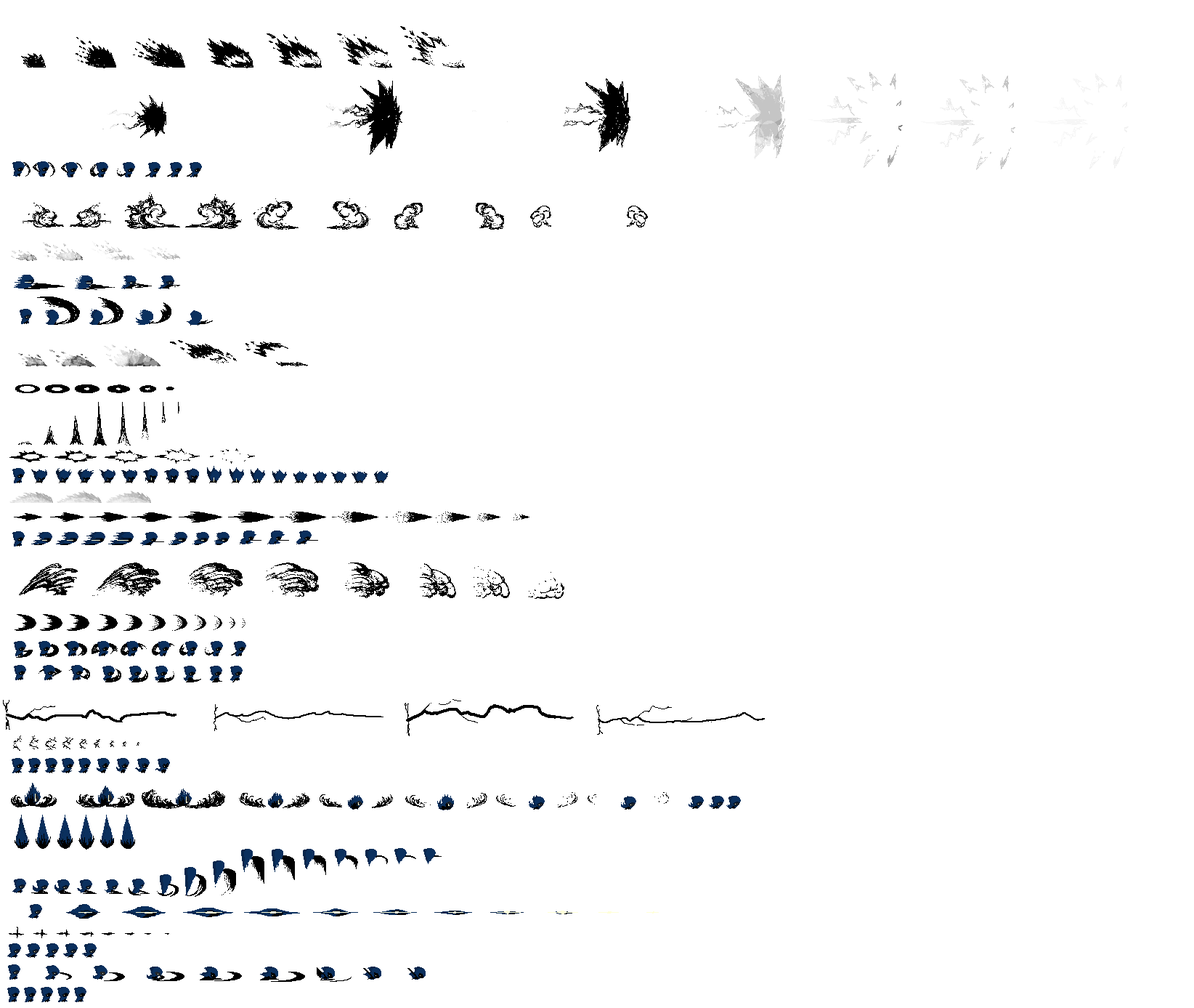
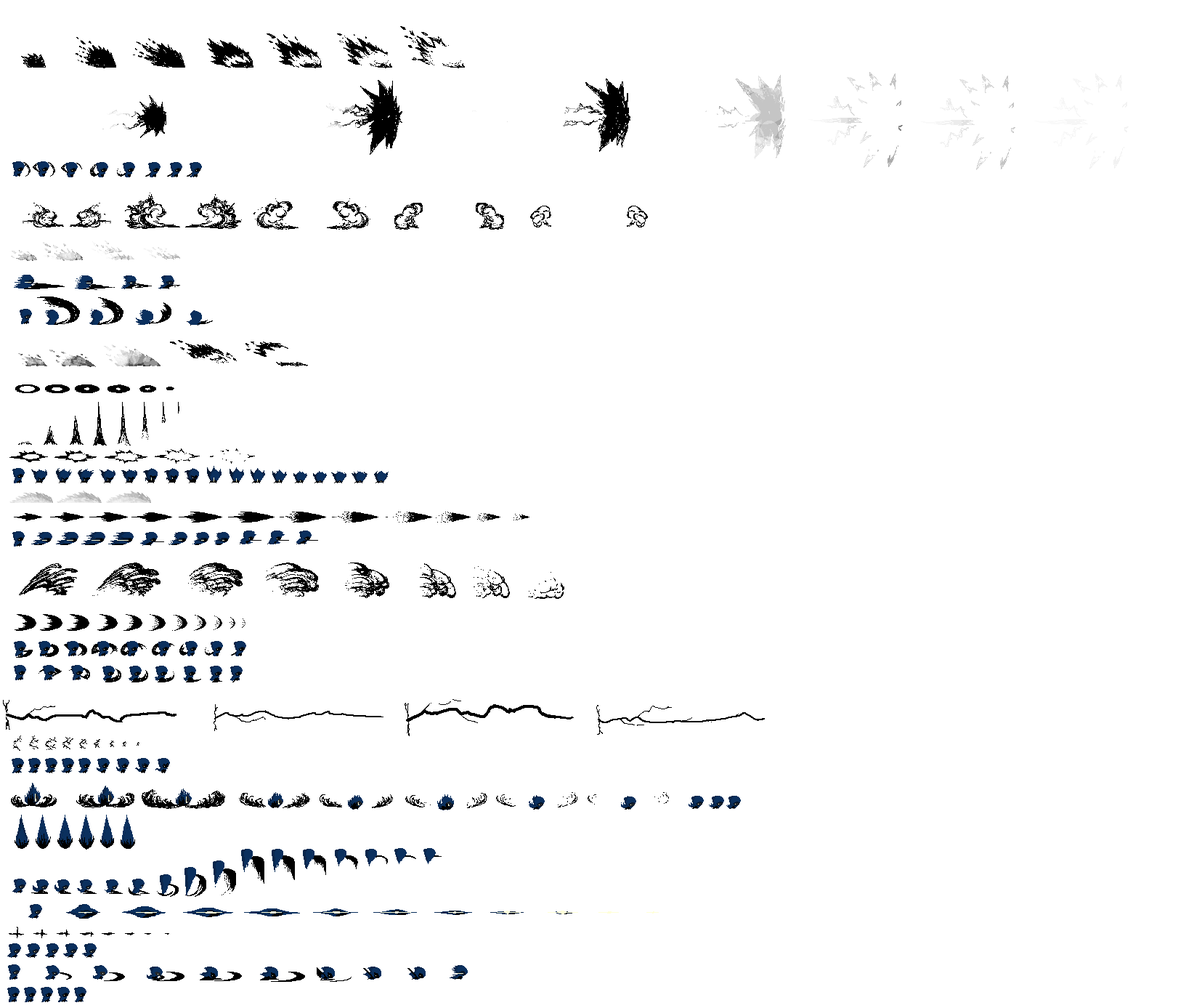
Layers edited between the first and the second w=1194, h=1008 image:
added layer "Layer 10 copy 3" in group "1" over [449, 964, 468, 980]
